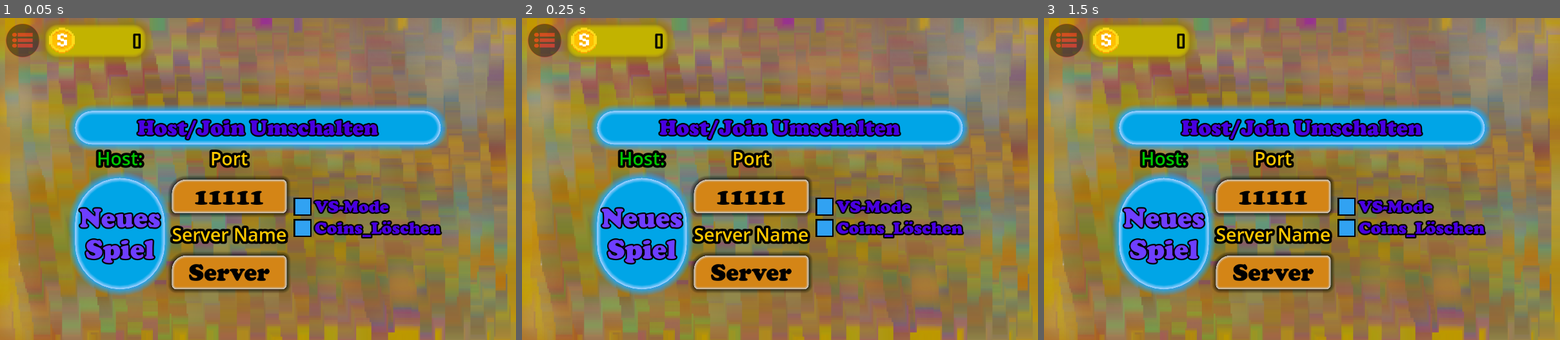
Above: before the commit, frames 1-3 (left to right).
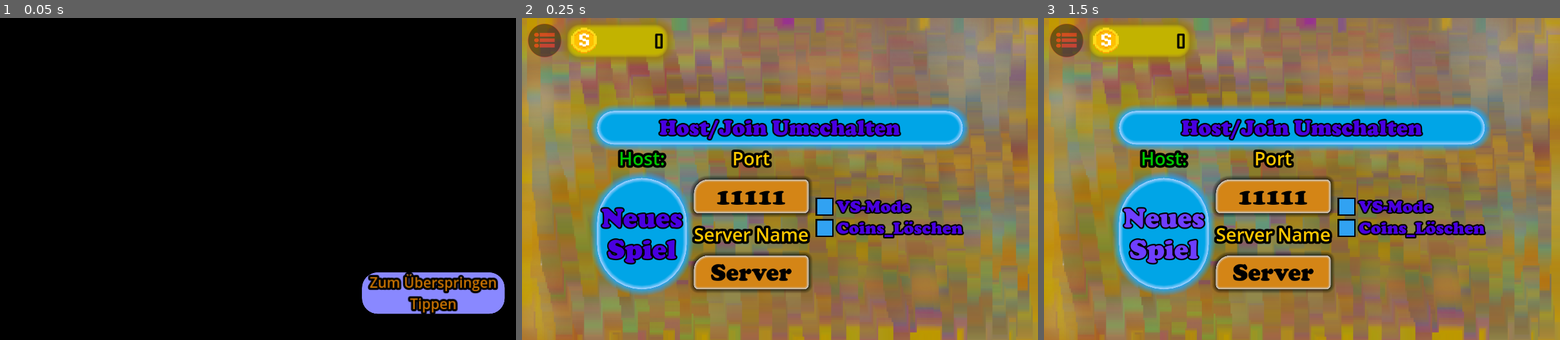
Above: after the commit, the same moments.

Repository: NIK-98/Paint_The_Ground
Game: Godot game, scene res://sceens/main.tscn
The game is run twice, just before and just after one commit, with the same random seed, the same clock (stepped at 60 frames per second) and the same inputs. Video files are missing from this copy of the repository; at most half a second of black plays in their place.
Inputs:
- Up to frame 1 (0.05 s): no input
- Up to frame 2 (0.25 s): no input
- Up to frame 3 (1.5 s): click "Neues Spiel" at 0.5 s; click "Neues Spiel" at 1.25 s

The runs differ from the first frame. In frame 1, 97% of the frame differs, in the area x 0-100%, y 0-100%; in frame 2, 1.0%; in frame 3, nothing differs.

Commit message:
Trailer hinzugefügt

Diff:
--- a/sceens/main.tscn
+++ b/sceens/main.tscn
@@ -320,7 +320,12 @@
 visible = false
 layout_mode = 2
 theme = SubResource("Theme_w0b7n")
+theme_override_colors/font_hover_pressed_color = Color(1, 0.890196, 0.282353, 1)
+theme_override_colors/font_hover_color = Color(1, 0.890196, 0.282353, 1)
+theme_override_colors/font_pressed_color = Color(1, 0.890196, 0.282353, 1)
+theme_override_colors/font_focus_color = Color(1, 0.889502, 0.283117, 1)
 theme_override_colors/font_color = Color(0.729721, 0.63378, 5.77569e-07, 1)
+theme_override_colors/font_outline_color = Color(0, 0, 0, 1)
 text = "Shop
 "
 
@@ -376,6 +381,9 @@
 [node name="Control" parent="." instance=ExtResource("12_v5gxd")]
 
 [node name="shop" parent="." instance=ExtResource("10_3akkr")]
+
+[node name="CanvasLayer3" type="CanvasLayer" parent="."]
+layer = 9
 
 [connection signal="pressed" from="CanvasLayer/Leave" to="." method="_on_leave_pressed"]
 [connection signal="pressed" from="CanvasLayer/Back" to="." method="_on_back_pressed"]
--- /dev/null
+++ b/sceens/trailer.tscn
@@ -0,0 +1,91 @@
+[gd_scene load_steps=16 format=3 uid="uid://b11rxl4ut885l"]
+
+[ext_resource type="Script" path="res://scripts/trailer.gd" id="1_anicl"]
+[ext_resource type="VideoStream" path="res://assets/trailer/PTGTrailer.ogv" id="2_s5btk"]
+
+[sub_resource type="StyleBoxEmpty" id="StyleBoxEmpty_lb8yi"]
+
+[sub_resource type="StyleBoxEmpty" id="StyleBoxEmpty_nxsq1"]
+
+[sub_resource type="StyleBoxEmpty" id="StyleBoxEmpty_p7kcg"]
+
+[sub_resource type="StyleBoxEmpty" id="StyleBoxEmpty_grsv2"]
+
+[sub_resource type="StyleBoxEmpty" id="StyleBoxEmpty_5otiu"]
+
+[sub_resource type="StyleBoxEmpty" id="StyleBoxEmpty_stca8"]
+
+[sub_resource type="StyleBoxEmpty" id="StyleBoxEmpty_sp7wr"]
+
+[sub_resource type="StyleBoxEmpty" id="StyleBoxEmpty_wy2fu"]
+
+[sub_resource type="StyleBoxEmpty" id="StyleBoxEmpty_fuell"]
+
+[sub_resource type="StyleBoxEmpty" id="StyleBoxEmpty_6rcqd"]
+
+[sub_resource type="StyleBoxEmpty" id="StyleBoxEmpty_4g78l"]
+
+[sub_resource type="StyleBoxFlat" id="StyleBoxFlat_76mx3"]
+bg_color = Color(0.535579, 0.535149, 1, 1)
+corner_radius_top_left = 39
+corner_radius_top_right = 39
+corner_radius_bottom_right = 39
+corner_radius_bottom_left = 39
+shadow_color = Color(0, 0, 0, 0.664)
+shadow_size = 25
+
+[sub_resource type="Theme" id="Theme_6tksy"]
+Label/colors/font_color = Color(0.792791, 0.453331, 3.85046e-07, 1)
+Label/colors/font_outline_color = Color(0, 0, 0, 1)
+Label/constants/outline_size = 20
+Label/font_sizes/font_size = 35
+Label/styles/normal = SubResource("StyleBoxFlat_76mx3")
+
+[node name="trailer" type="Node2D"]
+process_mode = 3
+script = ExtResource("1_anicl")
+
+[node name="ColorRect" type="ColorRect" parent="."]
+offset_right = 1280.0
+offset_bottom = 800.0
+color = Color(0, 0, 0, 1)
+
+[node name="Camera2D" type="Camera2D" parent="."]
+position = Vector2(640, 400)
+
+[node name="VideoStreamPlayer" type="VideoStreamPlayer" parent="."]
+offset_top = 40.0
+offset_right = 1280.0
+offset_bottom = 760.0
+audio_track = 1
+stream = ExtResource("2_s5btk")
+autoplay = true
+buffering_msec = 10
+
+[node name="Button" type="Button" parent="."]
+offset_right = 1280.0
+offset_bottom = 800.0
+theme_override_styles/focus = SubResource("StyleBoxEmpty_lb8yi")
+theme_override_styles/disabled_mirrored = SubResource("StyleBoxEmpty_nxsq1")
+theme_override_styles/disabled = SubResource("StyleBoxEmpty_p7kcg")
+theme_override_styles/hover_pressed_mirrored = SubResource("StyleBoxEmpty_grsv2")
+theme_override_styles/hover_pressed = SubResource("StyleBoxEmpty_5otiu")
+theme_override_styles/hover_mirrored = SubResource("StyleBoxEmpty_stca8")
+theme_override_styles/hover = SubResource("StyleBoxEmpty_sp7wr")
+theme_override_styles/pressed_mirrored = SubResource("StyleBoxEmpty_wy2fu")
+theme_override_styles/pressed = SubResource("StyleBoxEmpty_fuell")
+theme_override_styles/normal_mirrored = SubResource("StyleBoxEmpty_6rcqd")
+theme_override_styles/normal = SubResource("StyleBoxEmpty_4g78l")
+
+[node name="Label" type="Label" parent="."]
+offset_left = 898.0
+offset_top = 632.0
+offset_right = 1252.0
+offset_bottom = 734.0
+theme = SubResource("Theme_6tksy")
+text = "Zum Überspringen
+Tippen"
+horizontal_alignment = 1
+vertical_alignment = 1
+
+[connection signal="pressed" from="Button" to="." method="_on_button_pressed"]
--- /dev/null
+++ b/scripts/trailer.gd
@@ -0,0 +1,20 @@
+extends Node2D
+
+@onready var video_stream_player: VideoStreamPlayer = $VideoStreamPlayer
+@onready var button: Button = $Button
+@onready var ui = get_parent().get_parent().get_node("CanvasLayer2/Control/UI")
+
+func _ready() -> void:
+	name = "trailer"
+	button.grab_focus()
+
+# Called every frame. 'delta' is the elapsed time since the previous frame.
+func _process(delta: float) -> void:
+	if not video_stream_player.is_playing():
+		ui.trailer_on = false
+		queue_free()
+
+
+func _on_button_pressed() -> void:
+	ui.trailer_on = false
+	queue_free()
--- a/scripts/ui.gd
+++ b/scripts/ui.gd
@@ -9,6 +9,7 @@
 @onready var vs = $Panel/CenterContainer/Net/Options/Option1/o2/vs
 @onready var Coins_Loeschen = $Panel/CenterContainer/Net/Options/Option1/o2/Coins_Loeschen
 @onready var namen = $Panel/CenterContainer/Net/Options/Option1/o1_port/namen
+var trailer = preload("res://sceens/trailer.tscn")
 
 var save_path = "user://savetemp.save"
 
@@ -22,6 +23,7 @@
 var game_started = false
 var vs_mode = false
 var coin_mode = false
+var trailer_on = true
 
 
 func save():
@@ -35,7 +37,8 @@
 		"port" : port,
 		"Max_clients" : Max_clients,
 		"vs_mode" : vs_mode,
-		"coin_mode" : coin_mode
+		"coin_mode" : coin_mode,
+		"trailer_on" : trailer_on
 	}
 	return save_dict
 
@@ -49,6 +52,9 @@
 	if not loaded:
 		loaded = true
 		name = "UI"
+		if trailer_on:
+			var new_trailer = trailer.instantiate()
+			get_parent().get_parent().get_parent().get_node("CanvasLayer3").add_child(new_trailer)
 		for n in get_parent().get_children():
 			if n.is_in_group("SB"):
 				get_parent().move_child(n,get_parent().get_child_count())
Not shown, added: assets/trailer/PTGTrailer.ogv
